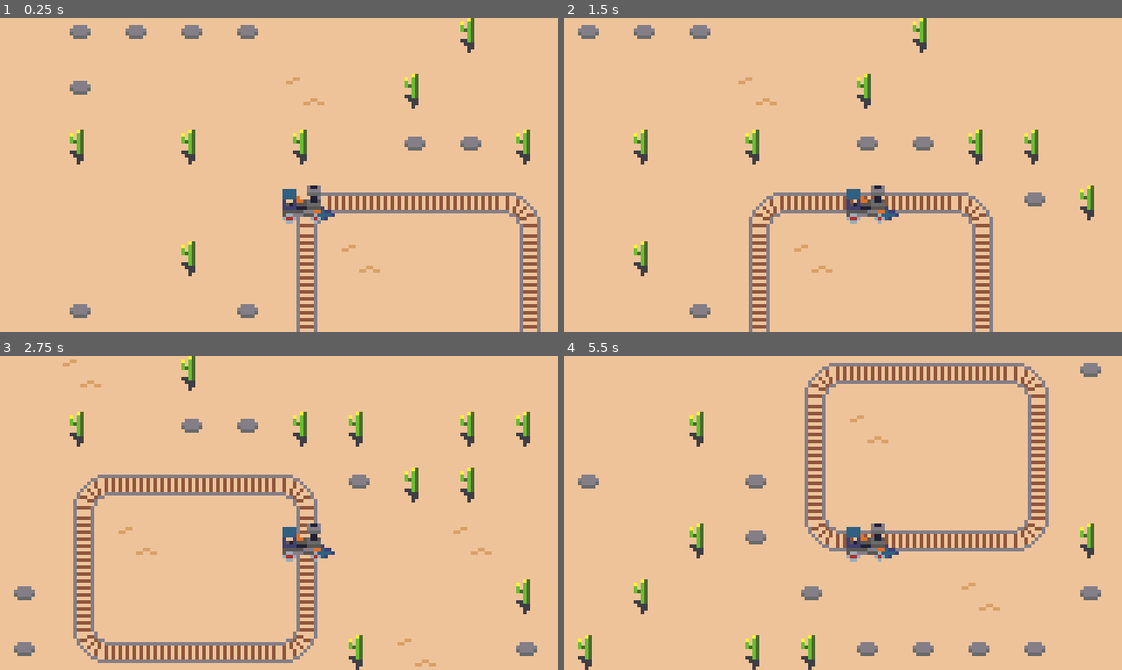
Above: before the commit, frames 1-4 (two rows, left to right).
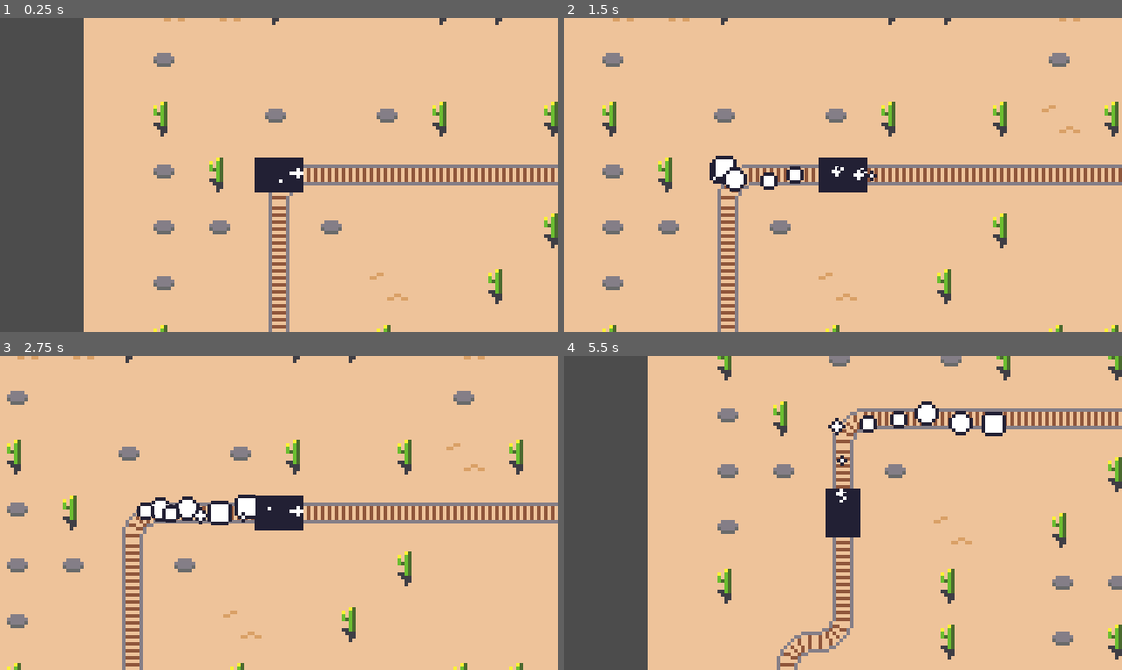
Above: after the commit, the same moments.

Repository: robbertstevens/ld47
Game: Godot game, scene res://World.tscn
Two runs of this game, one before a commit and one after it. Both use one fixed random seed, a clock stepped at 60 frames per second and the inputs below.
Inputs:
- Up to frame 1 (0.25 s): no input
- Up to frame 2 (1.5 s): tap Enter (ui_accept) at 0.5, 0.77 s; hold Right (ui_right) 0.53-1.28 s; hold Left (ui_left) from 1.28 s (still down)
- Up to frame 3 (2.75 s): tap Enter (ui_accept) at 1.52 s; release Left (ui_left) at 2.03 s; hold Right (ui_right) from 2.03 s (still down)
- Up to frame 4 (5.5 s): tap Enter (ui_accept) at 3.02, 3.77, 4.52 s; release Right (ui_right) at 3.53 s; hold Left (ui_left) from 3.53 s (still down)

The runs differ from the first frame. In frame 1, 28% of the frame differs, in the area x 0-100%, y 0-100%; in frame 2, 15%; in frame 3, 17%; in frame 4, 31%.

Commit message:
Add smoke to the train

Diff:
--- /dev/null
+++ b/Exhaust.gd
@@ -0,0 +1,22 @@
+extends Node2D
+
+var SMOKE = preload("res://Smoke.tscn")
+var smoke_frequency = .15
+var last_smoke = smoke_frequency
+
+func _process(delta):
+	last_smoke -= delta
+
+	if last_smoke <= 0:
+		var smoke = SMOKE.instance()
+		find_parent("World").add_child(smoke)
+		smoke.position = get_random_pos_around(get_global_transform().get_origin())
+
+		last_smoke = smoke_frequency
+
+
+func get_random_pos_around(pos):
+	var offset_x = rand_range(-2, 2)
+	var offset_y = rand_range(-2, 2)
+
+	return Vector2(pos.x + offset_x, pos.y + offset_y)
--- /dev/null
+++ b/PathFollow2D.gd
@@ -0,0 +1,13 @@
+extends PathFollow2D
+
+
+
+# Called every frame. 'delta' is the elapsed time since the previous frame.
+func _process(delta):
+	var speed = 0
+	if Input.is_action_pressed("ui_right"):
+		speed = 1
+	elif	 Input.is_action_pressed("ui_left"):
+		speed = -1
+
+	offset += speed
--- a/Player.gd
+++ /dev/null
@@ -1,36 +0,0 @@
-extends Sprite
-
-onready var Track = get_parent()
-
-var last_move = 0;
-var movespeed = .5;
-var track = []
-
-func _ready():
-	track = [
-		Vector2(0,0),
-		Vector2(1,0),
-		Vector2(2,0),
-		Vector2(3,0),
-		Vector2(4,0),
-		Vector2(4,1),
-		Vector2(4,2),
-		Vector2(4,3),
-		Vector2(3,3),
-		Vector2(2,3),
-		Vector2(1,3),
-		Vector2(0,3),
-		Vector2(0,2),
-		Vector2(0,1),
-	]
-
-func _process(delta):
-	last_move -= delta;
-
-	if last_move <= 0:
-		var next_move = track.pop_front()
-		track.push_back(next_move)
-
-		position = next_move*16
-
-		last_move = movespeed
--- a/Player.tscn
+++ b/Player.tscn
@@ -1,12 +1,18 @@
-[gd_scene load_steps=3 format=2]
+[gd_scene load_steps=4 format=2]
 
 [ext_resource path="res://player.png" type="Texture" id=1]
-[ext_resource path="res://player.gd" type="Script" id=2]
+[ext_resource path="res://PathFollow2D.gd" type="Script" id=2]
+[ext_resource path="res://Exhaust.gd" type="Script" id=3]
 
-[node name="Player" type="Sprite"]
-texture = ExtResource( 1 )
-centered = false
+[node name="Player" type="PathFollow2D"]
+position = Vector2( -24, -56 )
 script = ExtResource( 2 )
 
-[node name="Camera2D" type="Camera2D" parent="."]
+[node name="Sprite" type="Sprite" parent="."]
+texture = ExtResource( 1 )
+
+[node name="Camera2D" type="Camera2D" parent="Sprite"]
 current = true
+
+[node name="Exhaust" type="Node2D" parent="."]
+script = ExtResource( 3 )
--- /dev/null
+++ b/Smoke.gd
@@ -0,0 +1,10 @@
+extends Node2D
+
+onready var animation_player = $AnimationPlayer
+
+func _ready():
+	animation_player.play("smoke")
+
+func _process(delta):
+	if not animation_player.is_playing():
+		queue_free()
--- /dev/null
+++ b/Smoke.tscn
@@ -0,0 +1,32 @@
+[gd_scene load_steps=4 format=2]
+
+[ext_resource path="res://smoke.png" type="Texture" id=1]
+[ext_resource path="res://Smoke.gd" type="Script" id=2]
+
+[sub_resource type="Animation" id=1]
+resource_name = "smoke"
+length = 1.25
+step = 0.25
+tracks/0/type = "value"
+tracks/0/path = NodePath("Sprite:frame")
+tracks/0/interp = 1
+tracks/0/loop_wrap = true
+tracks/0/imported = false
+tracks/0/enabled = true
+tracks/0/keys = {
+"times": PoolRealArray( 0, 0.25, 0.5, 0.75, 1 ),
+"transitions": PoolRealArray( 1, 1, 1, 1, 1 ),
+"update": 1,
+"values": [ 0, 1, 2, 3, 4 ]
+}
+
+[node name="Smoke" type="Node2D"]
+script = ExtResource( 2 )
+
+[node name="Sprite" type="Sprite" parent="."]
+texture = ExtResource( 1 )
+hframes = 5
+
+[node name="AnimationPlayer" type="AnimationPlayer" parent="."]
+autoplay = "smoke"
+anims/smoke = SubResource( 1 )
--- a/World.tscn
+++ b/World.tscn
@@ -54,7 +54,13 @@
 0/shapes = [  ]
 0/z_index = 0
 
+[sub_resource type="Curve2D" id=3]
+_data = {
+"points": PoolVector2Array( 0, 0, 0, 0, -24, -56, 0, 0, 0, 0, 120, -56, 0, 0, 0, 0, 120, 72, 0, 0, 0, 0, -40, 72, 0, 0, 0, 0, -40, 8, 0, 0, 0, 0, -24, 8, 0, 0, 0, 0, -24, -56 )
+}
+
 [node name="World" type="YSort"]
+sort_enabled = false
 
 [node name="Environment" type="TileMap" parent="."]
 tile_set = SubResource( 1 )
@@ -68,6 +74,9 @@
 cell_size = Vector2( 16, 16 )
 cell_custom_transform = Transform2D( 16, 0, 0, 16, 0, 0 )
 format = 1
-tile_data = PoolIntArray( 0, 0, 0, 1, 0, 1, 2, 0, 1, 3, 0, 1, 4, 0, 2, 65536, 0, 65536, 65540, 0, 65536, 131072, 0, 65536, 131076, 0, 65536, 196608, 0, 131072, 196609, 0, 1, 196610, 0, 1, 196611, 0, 1, 196612, 0, 131074 )
+tile_data = PoolIntArray( -196610, 0, 0, -196609, 0, 1, -262144, 0, 1, -262143, 0, 1, -262142, 0, 1, -262141, 0, 1, -262140, 0, 1, -262139, 0, 1, -262138, 0, 1, -262137, 0, 2, -131074, 0, 65536, -196601, 0, 65536, -65538, 0, 65536, -131065, 0, 65536, -2, 0, 65536, -65529, 0, 65536, 65533, 0, 0, 65534, 0, 131074, 7, 0, 65536, 131069, 0, 65536, 65543, 0, 65536, 196605, 0, 65536, 131076, 0, 0, 131079, 0, 65536, 262141, 0, 65536, 196615, 0, 65536, 327677, 0, 131072, 327678, 0, 1, 327679, 0, 1, 262144, 0, 1, 262145, 0, 1, 262146, 0, 1, 262147, 0, 1, 262148, 0, 1, 262149, 0, 1, 262150, 0, 1, 262151, 0, 131074 )
 
-[node name="Player" parent="Track" instance=ExtResource( 1 )]
+[node name="Path2D" type="Path2D" parent="."]
+curve = SubResource( 3 )
+
+[node name="Player" parent="Path2D" instance=ExtResource( 1 )]
Not shown: 1 places in World.tscn that only renumber resources
Binary file changed: desert.aseprite
Binary file added: player.aseprite
Binary file changed: player.png
Binary file added: smoke.aseprite
Binary file added: smoke.png
Not shown, added: smoke.png.import
Binary file changed: track.aseprite
